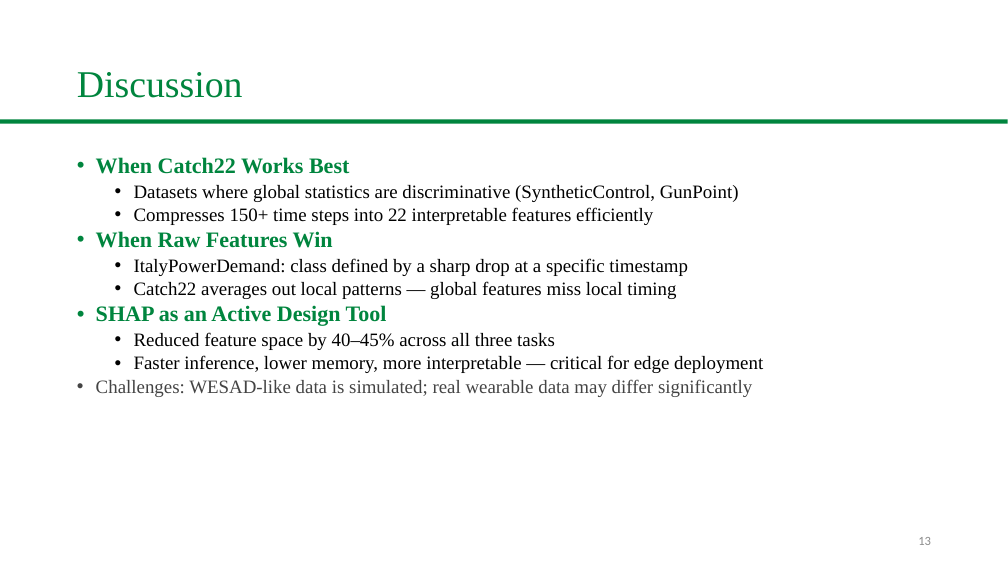
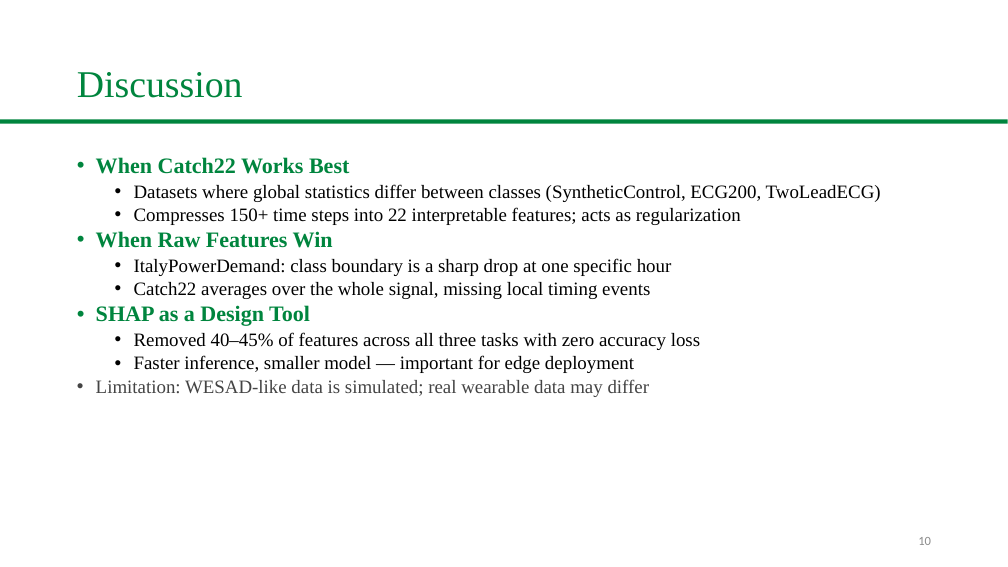
Before and after one commit to Ash-projects-personal/CSCE5222-Group18-FeatureEngineering, a slide deck: slide 10 of slides/Group18_UNT_Presentation.pptx (slide 13 before the commit). Drawn at 1008x567 pixels with LibreOffice and Linux fonts; fonts in the diff are those of the drawing; background and template pictures are left out. Boxes give left, top, right and bottom in pixels: in the first picture for what was removed or moved away, otherwise in the second. Text is boxed around its words. In the diff, an @@ line names an element or a change of style, - is before the commit and + after.

```diff
--- a/slides/Group18_UNT_Presentation.pptx
+++ b/slides/Group18_UNT_Presentation.pptx
@@ text at (134, 184, 881, 225): text changed @@
-  • Datasets where global statistics are discriminative (SyntheticControl, GunPoint)
-  • Compresses 150+ time steps into 22 interpretable features efficiently
+  • Datasets where global statistics differ between classes (SyntheticControl, ECG200, TwoLeadECG)
+  • Compresses 150+ time steps into 22 interpretable features; acts as regularization
@@ text at (96, 258, 700, 397): text changed @@
-  • ItalyPowerDemand: class defined by a sharp drop at a specific timestamp
-  • Catch22 averages out local patterns — global features miss local timing
-• SHAP as an Active Design Tool
-  • Reduced feature space by 40–45% across all three tasks
-  • Faster inference, lower memory, more interpretable — critical for edge deployment
-• Challenges: WESAD-like data is simulated; real wearable data may differ significantly
+  • ItalyPowerDemand: class boundary is a sharp drop at one specific hour
+  • Catch22 averages over the whole signal, missing local timing events
+• SHAP as a Design Tool
+  • Removed 40–45% of features across all three tasks with zero accuracy loss
+  • Faster inference, smaller model — important for edge deployment
+• Limitation: WESAD-like data is simulated; real wearable data may differ
@@ page number at (918, 537, 931, 545): text changed @@
-13
+10
```
Also in this commit, not shown: 10 other slides changed, 4 slides removed, 2 other files.
